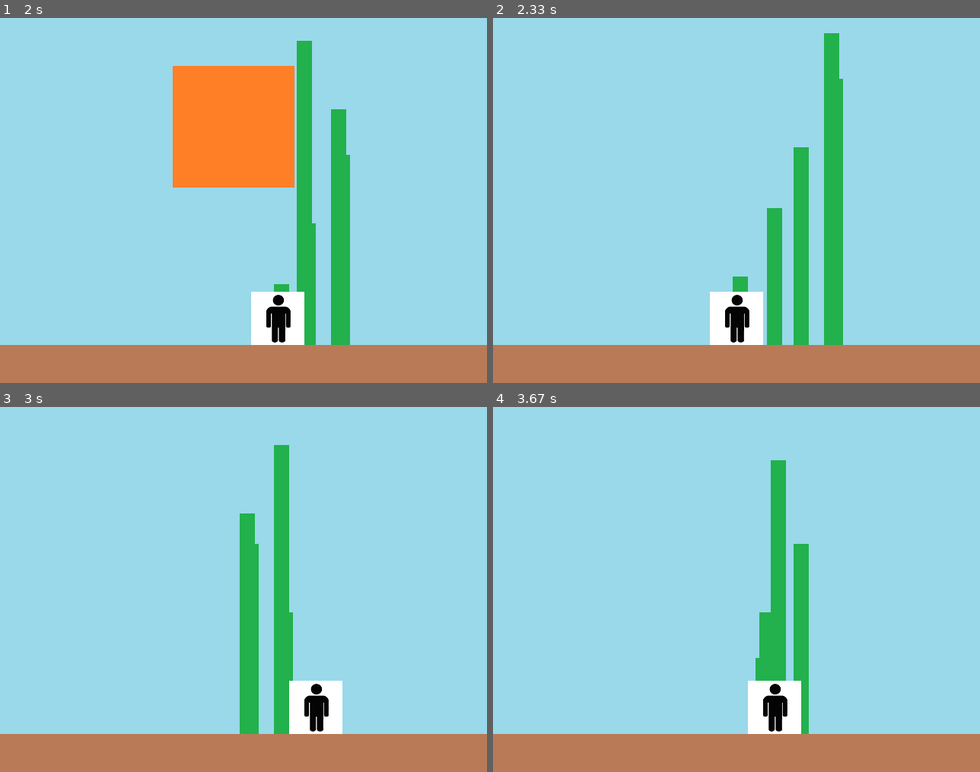
Above: before the commit, frames 1-4 (two rows, left to right).
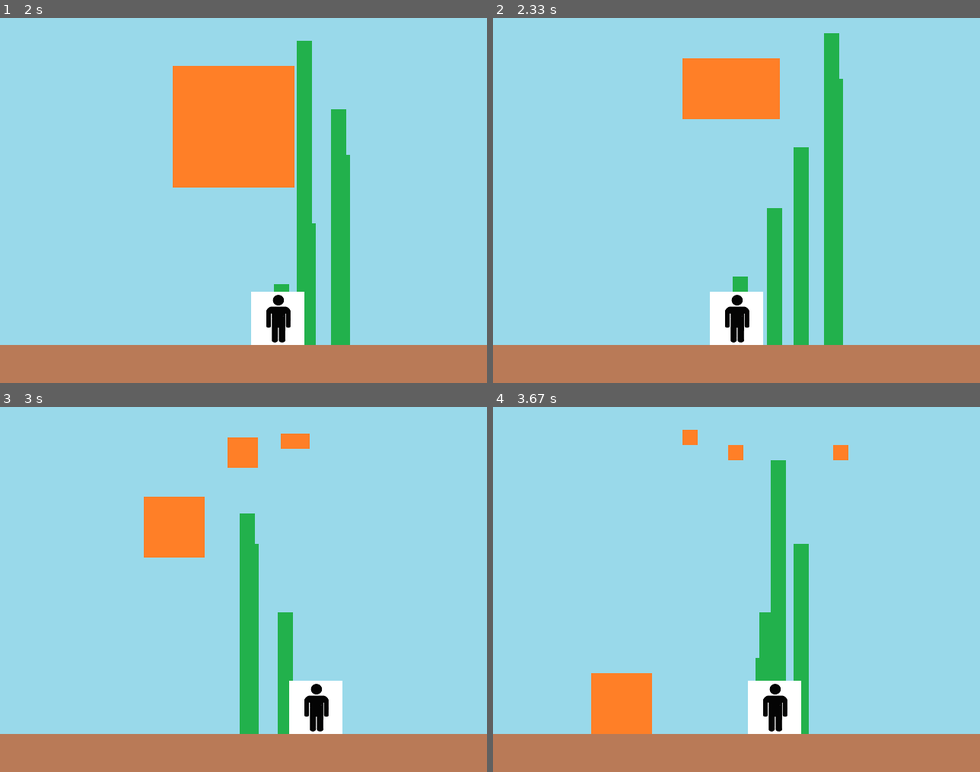
Above: after the commit, the same moments.

Repository: kyhyeok/python-game-pang
Game: pygame game, started from pangapng/main.py
Two runs of this game, one before a commit and one after it. Both use one fixed random seed, a clock stepped at 60 frames per second and the inputs below.
Inputs:
- Up to frame 1 (2 s): hold Right 0.33-0.8 s; hold Right 0.83-1.3 s; tap Space at 0.9, 1.2, 1.4, 1.7, 1.97 s; hold Left 1.33-1.87 s; hold Left from 1.9 s (still down)
- Up to frame 2 (2.33 s): tap Space at 2.27 s; release Left at 2.3 s
- Up to frame 3 (3 s): hold Right 2.33-2.97 s; tap Space at 2.4, 2.7 s
- Up to frame 4 (3.67 s): hold Left 3-3.47 s; tap Space at 3.07, 3.37, 3.57 s; hold Right from 3.5 s (still down)

Frame 1 is identical in both runs. In frame 2, 3.3% of the frame differs, in the area x 38-59%, y 11-28%; in frame 3, 4.5%, in the area x 29-64%, y 7-90%; in frame 4, 2.5%.

Commit message:
ball division

Diff:
--- a/pangapng/main.py
+++ b/pangapng/main.py
@@ -141,7 +141,33 @@
             if weapon_rect.colliderect(ball_rect):
                 weapon_to_remove = weapon_index
                 ball_to_remove = ball_index
-                break
+
+                if ball_image_index < 3:
+                    ball_width = ball_rect.size[0]
+                    ball_height = ball_rect.size[1]
+
+                    small_ball_rect = ball_images[ball_image_index + 1].get_rect()
+                    small_ball_width = small_ball_rect.size[0]
+                    small_ball_height = small_ball_rect.size[1]
+
+                    balls.append({
+                        "position_x": ball_position_x + ((ball_width / 2) - (small_ball_width / 2)),
+                        "position_y": ball_position_y + ((ball_height / 2) - (small_ball_height / 2)),
+                        "image_index": ball_image_index + 1,
+                        "to_x": -3,
+                        "to_y": -6,
+                        "init_speed_y": ball_speed_y[ball_image_index + 1]
+                    })
+
+                    balls.append({
+                        "position_x": ball_position_x + ((ball_width / 2) - (small_ball_width / 2)),
+                        "position_y": ball_position_y + ((ball_height / 2) - (small_ball_height / 2)),
+                        "image_index": ball_image_index + 1,
+                        "to_x": 3,
+                        "to_y": -6,
+                        "init_speed_y": ball_speed_y[ball_image_index + 1]
+                    })
+                    break
 
     if ball_to_remove > -1:
         del balls[ball_to_remove]
